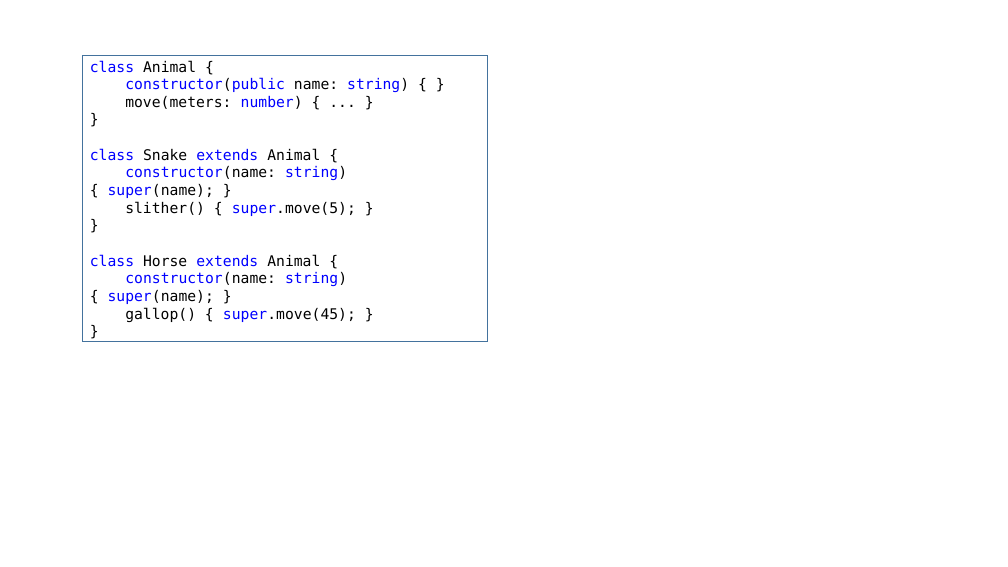
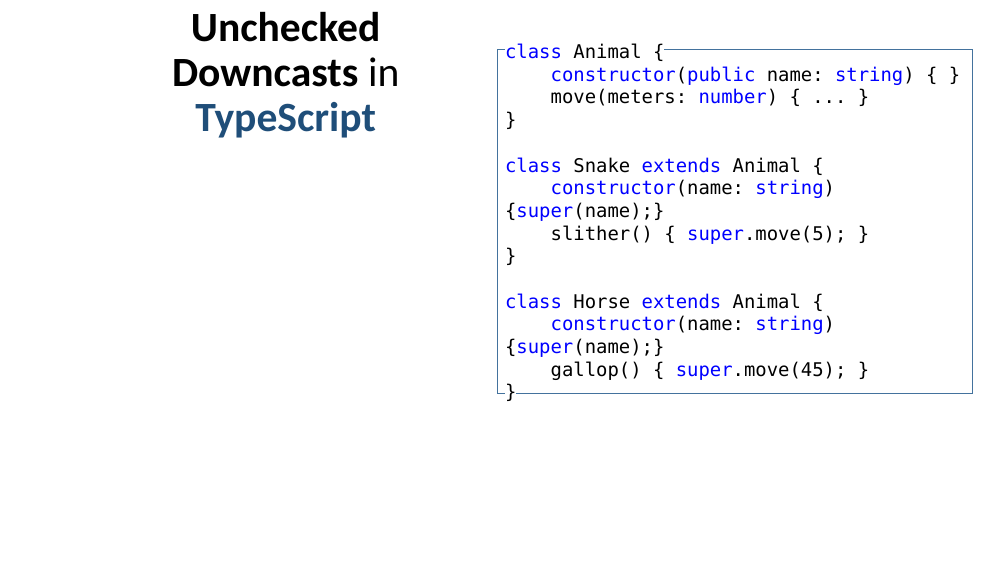
Before and after one commit to UCSD-PL/refscript, a slide deck: slide 4 of doc/talk/RefScript.pptx (slide 1 before the commit). Drawn at 1008x567 pixels with LibreOffice and Linux fonts; fonts in the diff are those of the drawing. Boxes give left, top, right and bottom in pixels: in the first picture for what was removed or moved away, otherwise in the second. Text is boxed around its words. In the diff, an @@ line names an element or a change of style, - is before the commit and + after.

```diff
--- a/doc/talk/RefScript.pptx
+++ b/doc/talk/RefScript.pptx
@@ title added at [172, 11, 399, 138], 39.6 pt, text #000000, bold @@
+Unchecked Downcasts in TypeScript
@@ rectangle "class Animal {": place and size @@
-rectangle "class Animal {" at [82, 55, 488, 342]
+rectangle "class Animal {" at [498, 49, 973, 393]
@@ text in rectangle at [505, 43, 915, 380]: size 14 to 18 pt in "class Animal {", "constructor(public name: string) { }", "move(meters: number) { ... }", "}" and 6 more places @@
@@ text in rectangle at [505, 179, 835, 221]: text changed; size 14 to 18 pt @@
-constructor(name: string) { super(name); }
+constructor(name: string) {super(name);}
@@ text in rectangle at [505, 315, 835, 357]: text changed; size 14 to 18 pt @@
-constructor(name: string) { super(name); }
+constructor(name: string) {super(name);}
```
Also in this commit, not shown: 11 other slides changed, 29 slides added.
